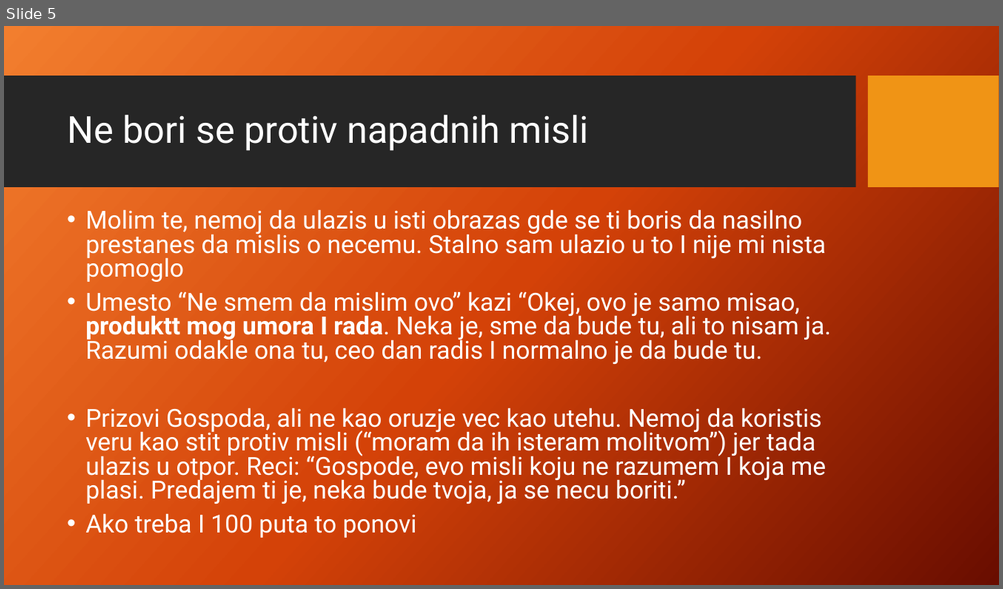
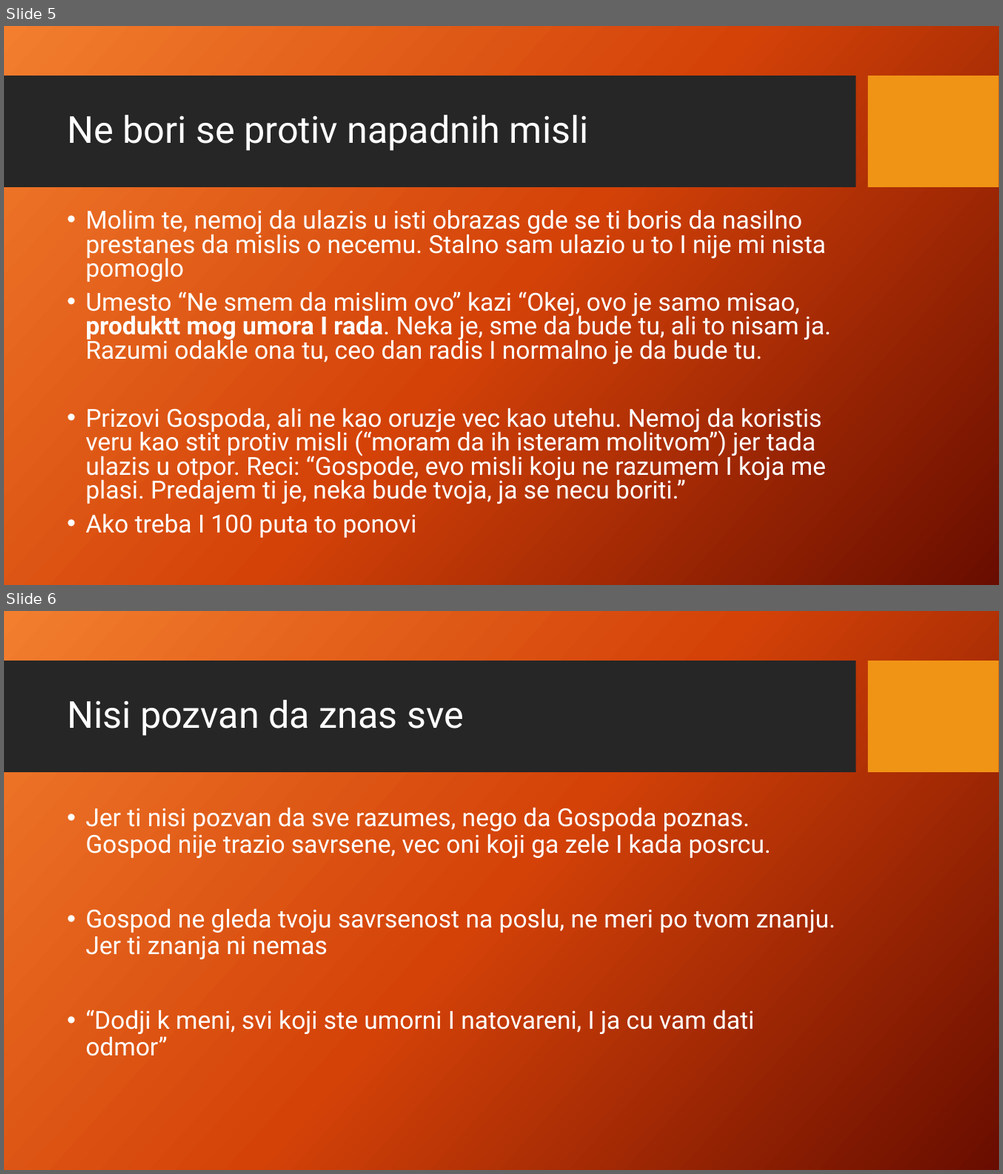
Before and after one commit to mladenpopovic808/Fundamenti, a slide deck: Fundamenti zivota.pptx. Shown one above the other, each under a label of ours: slide 5 before the commit, slides 5 and 6 after it. The pictures are 1003x589 and 1003x1174 pixels, drawn with LibreOffice and Linux fonts; fonts in the diff are those of the drawing; background and template pictures are left out. Boxes give left, top, right and bottom in pixels: in the first picture for what was removed or moved away, otherwise in the second. Text is boxed around its words. In the diff, an @@ line names an element or a change of style, - is before the commit and + after.

```diff
--- a/Fundamenti zivota.pptx
+++ b/Fundamenti zivota.pptx
@@ slide 6 added at (x1=4, y1=611, x2=999, y2=1170), background picture (left out); not listed: 2 template elements that a slide beside it also shows @@
@@ title added at (x1=67, y1=700, x2=464, y2=736), 36 pt, text #FFFFFF @@
+Nisi pozvan da znas sve
@@ text added at (x1=85, y1=807, x2=835, y2=1056), 24 pt, text #FFFFFF @@
+• Jer ti nisi pozvan da sve razumes, nego da Gospoda poznas. Gospod nije trazio savrsene, vec oni koji ga zele I kada posrcu.
+• Gospod ne gleda tvoju savrsenost na poslu, ne meri po tvom znanju. Jer ti znanja ni nemas
+• “Dodji k meni, svi koji ste umorni I natovareni, I ja cu vam dati odmor”
```
